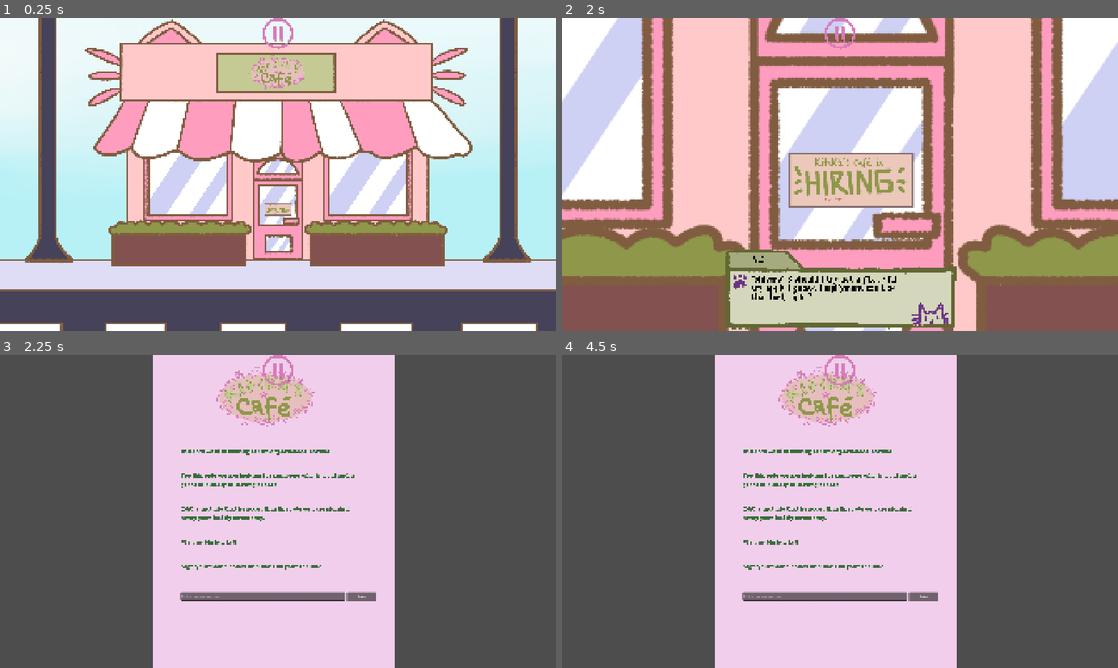
Above: before the commit, frames 1-4 (two rows, left to right).
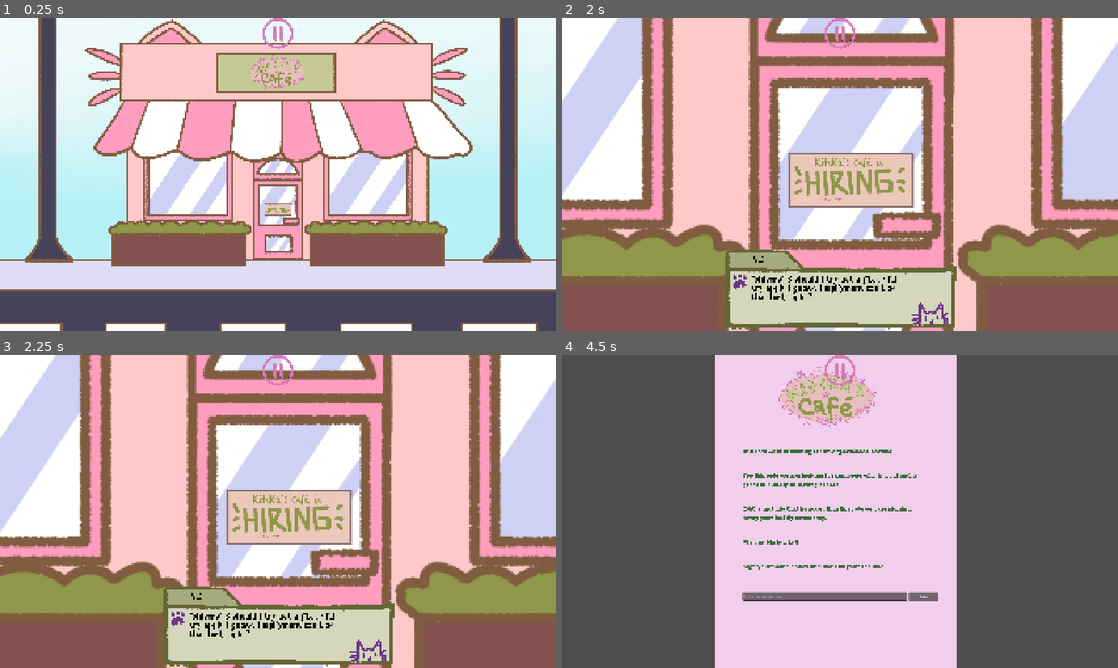
Above: after the commit, the same moments.

Repository: tabyrocket/kitikas-cafe
Game: Godot game, scene res://scenes/outside_scene.tscn
Same seed, same stepped clock (60 frames per second), same inputs: the game is played once before the commit and once after it.
Inputs (mouse positions are in pixels of both pictures, inside the frame that each line leads up to):
- Up to frame 1 (0.25 s): no input
- Up to frame 2 (2 s): click (840, 208) at 0.5 s; click (840, 299) at 1.27 s
- Up to frame 3 (2.25 s): click (278, 545) at 2 s
- Up to frame 4 (4.5 s): click (923, 596) at 2.75 s, where only the run before the commit has a clickable "Sign"; click (923, 596) at 3.5 s, where only the run before the commit has a clickable "Sign"; click (840, 636) at 4.27 s

Frames 1-2 are identical in both runs. In frame 3, 100% of the frame differs, in the area x 0-100%, y 0-100%; in frame 4, nothing differs.

Commit message:
Input fix

Diff:
--- a/kitikas-cafe/scenes/UI.tscn
+++ b/kitikas-cafe/scenes/UI.tscn
@@ -12,6 +12,14 @@
 [ext_resource type="Texture2D" uid="uid://cfho4sdaviky0" path="res://assets/images/buttons/pausemenubuttons_exit.png" id="9_7paak"]
 [ext_resource type="Texture2D" uid="uid://mv2m70lwqjc8" path="res://assets/images/buttons/backbutton.png" id="10_aputy"]
 
+[sub_resource type="StyleBoxEmpty" id="StyleBoxEmpty_aputy"]
+
+[sub_resource type="StyleBoxEmpty" id="StyleBoxEmpty_7paak"]
+
+[sub_resource type="StyleBoxEmpty" id="StyleBoxEmpty_s2m3y"]
+
+[sub_resource type="StyleBoxEmpty" id="StyleBoxEmpty_4dthu"]
+
 [sub_resource type="StyleBoxTexture" id="StyleBoxTexture_3wlde"]
 texture = ExtResource("4_75u2n")
 
@@ -97,6 +105,19 @@
 text = "MC"
 horizontal_alignment = 1
 
+[node name="DialogueButton" type="Button" parent="Root/ChatboxLeft" unique_id=767864699]
+layout_mode = 1
+anchors_preset = 15
+anchor_right = 1.0
+anchor_bottom = 1.0
+offset_top = 433.3335
+grow_horizontal = 2
+grow_vertical = 2
+theme_override_styles/normal = SubResource("StyleBoxEmpty_aputy")
+theme_override_styles/pressed = SubResource("StyleBoxEmpty_7paak")
+theme_override_styles/hover = SubResource("StyleBoxEmpty_s2m3y")
+theme_override_styles/hover_pressed = SubResource("StyleBoxEmpty_4dthu")
+
 [node name="PauseButton" type="Button" parent="Root" unique_id=14218684]
 layout_mode = 1
 anchors_preset = 5
@@ -112,6 +133,7 @@
 expand_icon = true
 
 [node name="PauseMenu" type="ColorRect" parent="Root" unique_id=835598879]
+visible = false
 layout_mode = 1
 anchors_preset = 15
 anchor_right = 1.0
@@ -202,12 +224,14 @@
 icon_alignment = 1
 
 [node name="SettingsMenu" type="ColorRect" parent="Root" unique_id=1822069473]
-layout_mode = 1
-anchors_preset = 15
-anchor_right = 1.0
-anchor_bottom = 1.0
-grow_horizontal = 2
-grow_vertical = 2
+visible = false
+layout_mode = 1
+anchors_preset = 15
+anchor_right = 1.0
+anchor_bottom = 1.0
+grow_horizontal = 2
+grow_vertical = 2
+mouse_filter = 2
 color = Color(0.90588236, 0.74509805, 0.74509805, 1)
 
 [node name="MenuBG" type="TextureRect" parent="Root/SettingsMenu" unique_id=2107985633]
--- a/kitikas-cafe/scenes/application_form.tscn
+++ b/kitikas-cafe/scenes/application_form.tscn
@@ -79,5 +79,3 @@
 
 [connection signal="pressed" from="SignButton" to="." method="_on_sign_button_pressed"]
 [connection signal="timeout" from="TwoDaysTimer" to="." method="_on_two_days_timer_timeout"]
-
-[editable path="UI"]
--- a/kitikas-cafe/scenes/computer_scene.gd
+++ b/kitikas-cafe/scenes/computer_scene.gd
@@ -24,20 +24,19 @@
 ]
 
 
-func _input(event):
-	if event is InputEventMouseButton:
-		if event.button_index == MOUSE_BUTTON_LEFT and event.pressed:
-			# If still typing, skip to end first
-			if ui.is_typing():
-				ui.typewriter_skip()
-			# Otherwise advance to next image
-			elif can_move_on and current_image < (images.size() - 1):
-				current_image += 1
-				update_img()
+func _on_dialogue_button_pressed():
+	# If still typing, skip to end first
+	if ui.is_typing():
+		ui.typewriter_skip()
+	# Otherwise advance to next image
+	elif can_move_on and current_image < (images.size() - 1):
+		current_image += 1
+		update_img()
 
 func _ready() -> void:
 	images = [mc_house, laptop_screen, laptop_email_1, laptop_email_2, acceptance_letter]
 	update_img()
+	ui.get_node("Root/ChatboxLeft/DialogueButton").pressed.connect(_on_dialogue_button_pressed)
 
 
 func update_img() -> void:
--- a/kitikas-cafe/scenes/outside_scene.gd
+++ b/kitikas-cafe/scenes/outside_scene.gd
@@ -11,19 +11,18 @@
 
 var done: bool = false
 
-func _input(event):
-	if event is InputEventMouseButton:
-		if event.button_index == MOUSE_BUTTON_LEFT and event.pressed:
-			# Skip typewriter if still typing
-			if ui.is_typing():
-				ui.typewriter_skip()
-				return
-			if done == true:
-				get_tree().change_scene_to_file("res://scenes/application_form.tscn")
+func _on_dialogue_button_pressed():
+	# Skip typewriter if still typing
+	if ui.is_typing():
+		ui.typewriter_skip()
+		return
+	if done == true:
+		get_tree().change_scene_to_file("res://scenes/application_form.tscn")
 
 func _ready() -> void:
 	zoomed_in_cafe.visible = false
 	chatbox_left.visible = false
+	ui.get_node("Root/ChatboxLeft/DialogueButton").pressed.connect(_on_dialogue_button_pressed)
 
 
 func _on_cafe_sign_button_pressed() -> void:
--- a/kitikas-cafe/scenes/outside_scene.tscn
+++ b/kitikas-cafe/scenes/outside_scene.tscn
@@ -62,7 +62,7 @@
 texture = ExtResource("2_2yh6w")
 stretch_mode = 6
 
-[node name="UI" parent="." unique_id=1382519088 instance=ExtResource("2_u00qm")]
+[node name="UI" parent="." unique_id=1332173803 instance=ExtResource("2_u00qm")]
 
 [node name="JobChatboxTimer" type="Timer" parent="." unique_id=545673025]
 wait_time = 0.5
@@ -70,5 +70,3 @@
 
 [connection signal="pressed" from="Cafe/CafeSignButton" to="." method="_on_cafe_sign_button_pressed"]
 [connection signal="timeout" from="JobChatboxTimer" to="." method="_on_job_chatbox_timer_timeout"]
-
-[editable path="UI"]
